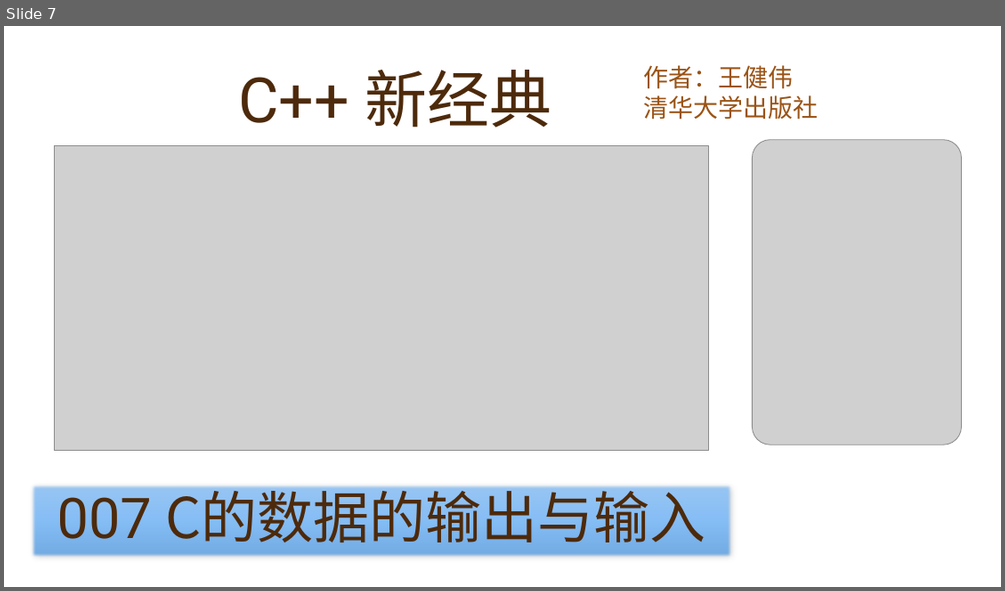
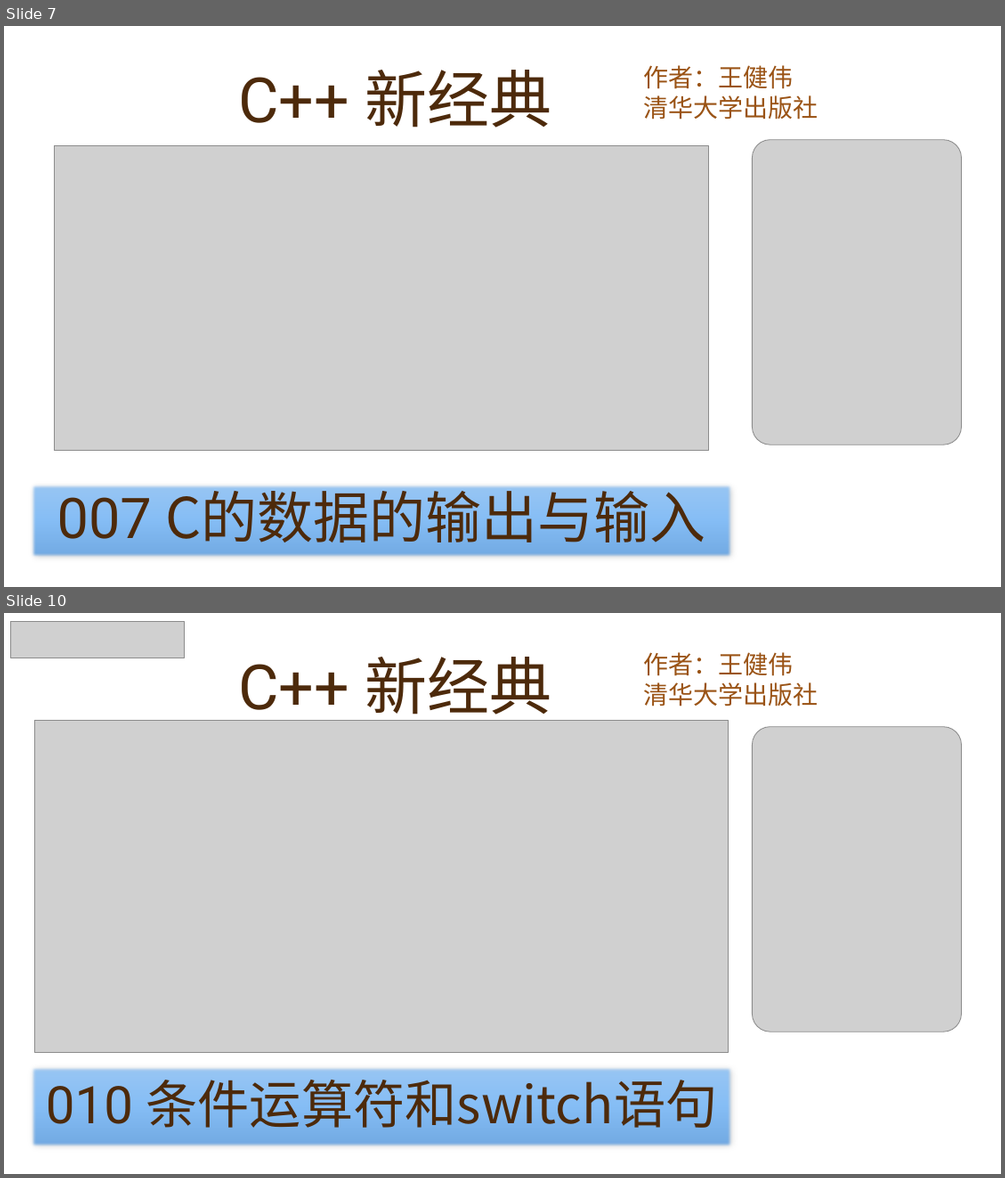
Before and after one commit to yasenstar/learn_cpp, a slide deck: cpp_new/C++ 新经典.pptx. Shown one above the other, each under a label of ours: slide 7 before the commit, slides 7 and 10 after it; the slides between them are not shown. The pictures are 1005x591 and 1005x1178 pixels, drawn with LibreOffice and Linux fonts; fonts in the diff are those of the drawing; grey boxes stand for pictures; background and template pictures are left out. Boxes give left, top, right and bottom in pixels: in the first picture for what was removed or moved away, otherwise in the second. Text is boxed around its words. In the diff, an @@ line names an element or a change of style, - is before the commit and + after.

```diff
--- a/cpp_new/C++ 新经典.pptx
+++ b/cpp_new/C++ 新经典.pptx
@@ slide 10 added at (x1=4, y1=613, x2=1001, y2=1174), background picture (left out) @@
@@ picture added at (x1=11, y1=621, x2=184, y2=657) @@
@@ title added at (x1=238, y1=657, x2=552, y2=724), 60 pt, text #4D2A0B @@
+C++ 新经典
@@ subtitle added at (x1=643, y1=652, x2=817, y2=706), 24 pt, text #9A5315 @@
+作者：王健伟
+清华大学出版社
@@ picture added at (x1=34, y1=721, x2=728, y2=1052) @@
@@ picture added at (x1=752, y1=727, x2=962, y2=1032) @@
@@ rectangle added at (x1=31, y1=1065, x2=733, y2=1147), fill gradient #9AC6F4 to #86BEF6 to #70A9E1, 50 pt, text #4D2A0B @@
+010 条件运算符和switch语句
```
Also in this commit, not shown: 2 other slides added, 6 other files.
